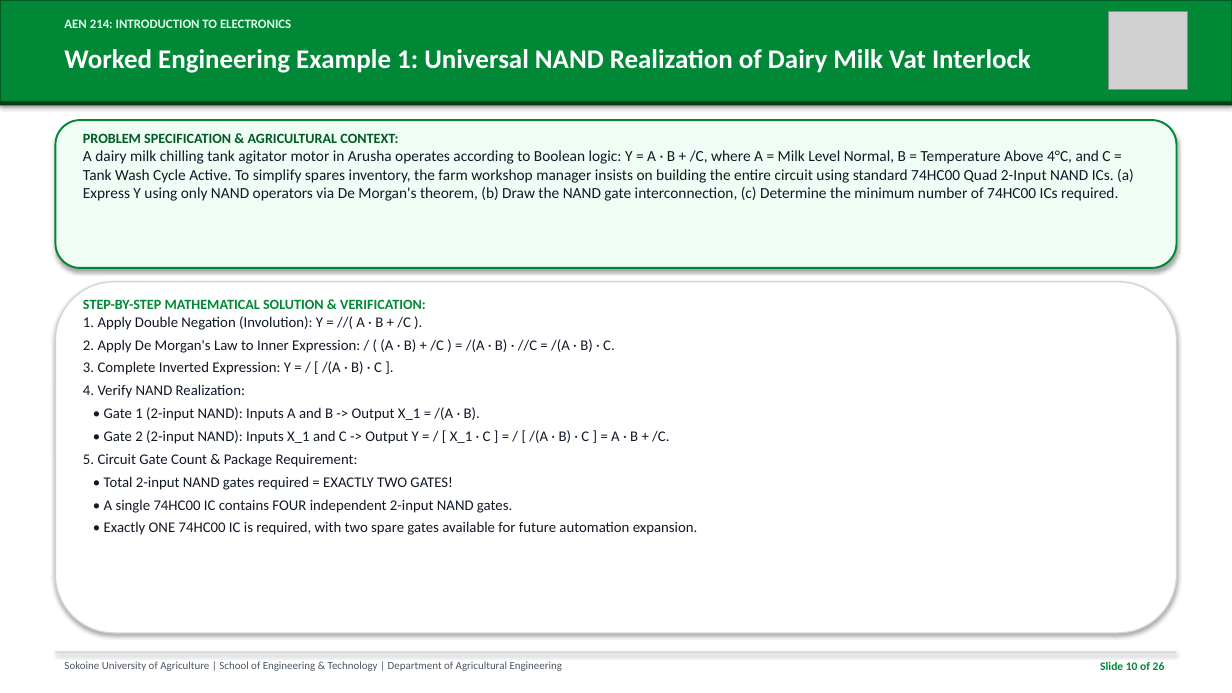
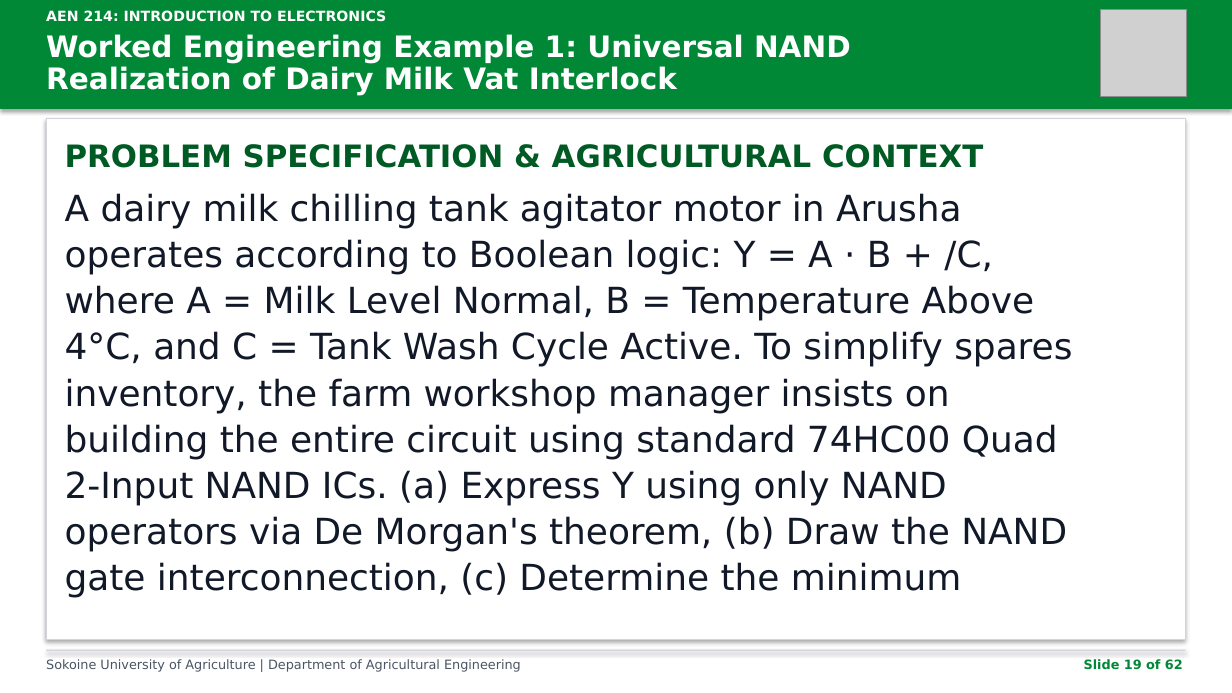
Before and after one commit to kadefue/Course_Notes, a slide deck: slide 19 of AEN 214/Lectures/AEN_214_Lecture_8.pptx (slide 10 before the commit). Drawn at 1232x693 pixels with LibreOffice and Linux fonts; fonts in the diff are those of the drawing; grey boxes stand for pictures. Boxes give left, top, right and bottom in pixels: in the first picture for what was removed or moved away, otherwise in the second. Text is boxed around its words. In the diff, an @@ line names an element or a change of style, - is before the commit and + after.

Commit message:
Refactor slide generation script and update lecture materials
- Updated README.md to include requirements for the slide generator.
- Refactored build_slides.py to improve readability and maintainability.
- Enhanced slide layout and design for better presentation quality.
- Added functionality to generate slides in a specified output directory.
- Updated lecture content for Lectures 8 and 9 in PDF and PPTX formats.

```diff
--- a/AEN 214/Lectures/AEN_214_Lecture_8.pptx
+++ b/AEN 214/Lectures/AEN_214_Lecture_8.pptx
@@ rectangle resized from (x1=0, y1=0, x2=1232, y2=102) to (x1=0, y1=0, x2=1232, y2=109) @@
@@ rectangle at (x1=0, y1=0, x2=1232, y2=109): outline #005A24 1.5 pt to none @@
@@ text "AEN 214: INTRODUCTION TO ELECTRONICS" moved from (x1=64, y1=19, x2=291, y2=28) to (x1=46, y1=10, x2=386, y2=22) @@
@@ text "AEN 214: INTRODUCTION TO ELECTRONICS" at (x1=46, y1=10, x2=386, y2=22): size 10 to 11 pt, font Calibri to DejaVu Sans, text colour #DCFCE7 to #FFFFFF @@
@@ picture resized from (x1=1109, y1=11, x2=1188, y2=90) to (x1=1100, y1=9, x2=1187, y2=96) @@
@@ text "Worked Engineering Example 1: Universal ..." moved from (x1=64, y1=49, x2=1031, y2=73) to (x1=46, y1=34, x2=851, y2=95) @@
@@ text "Worked Engineering Example 1: Universal ..." at (x1=46, y1=34, x2=851, y2=95): size 21 to 23 pt, font Calibri to DejaVu Sans; line spacing 1 to 25pt @@
@@ rectangle removed at (x1=0, y1=102, x2=1232, y2=105) @@
@@ rectangle added at (x1=46, y1=118, x2=1186, y2=640), fill #FFFFFF, outline #D1D5DB 0.75 pt @@
@@ rounded rectangle removed at (x1=55, y1=120, x2=1177, y2=268) @@
@@ text added at (x1=65, y1=144, x2=983, y2=168), 24 pt, text #005A24, bold @@
+PROBLEM SPECIFICATION & AGRICULTURAL CONTEXT
@@ text at (x1=65, y1=193, x2=1072, y2=598): text changed; size 12 to 28 pt; font Calibri to DejaVu Sans @@
-PROBLEM SPECIFICATION & AGRICULTURAL CONTEXT:
-A dairy milk chilling tank agitator motor in Arusha operates according to Boolean logic: Y = A · B + /C, where A = Milk Level Normal, B = Temperature Above 4°C, and C = Tank Wash Cycle Active. To simplify spares inventory, the farm workshop manager insists on building the entire circuit using standard 74HC00 Quad 2-Input NAND ICs. (a) Express Y using only NAND operators via De Morgan's theorem, (b) Draw the NAND gate interconnection, (c) Determine the minimum number of 74HC00 ICs required.
+A dairy milk chilling tank agitator motor in Arusha
+operates according to Boolean logic: Y = A · B + /C,
+where A = Milk Level Normal, B = Temperature Above
+4°C, and C = Tank Wash Cycle Active. To simplify spares
+inventory, the farm workshop manager insists on
+building the entire circuit using standard 74HC00 Quad
+2-Input NAND ICs. (a) Express Y using only NAND
+operators via De Morgan's theorem, (b) Draw the NAND
+gate interconnection, (c) Determine the minimum
@@ rounded rectangle removed at (x1=55, y1=282, x2=1177, y2=633) @@
@@ text removed at (x1=83, y1=299, x2=698, y2=535) @@
-STEP-BY-STEP MATHEMATICAL SOLUTION & VERIFICATION:
-1. Apply Double Negation (Involution): Y = //( A · B + /C ).
-2. Apply De Morgan's Law to Inner Expression: / ( (A · B) + /C ) = /(A · B) · //C = /(A · B) · C.
-3. Complete Inverted Expression: Y = / [ /(A · B) · C ].
-4. Verify NAND Realization:
-• Gate 1 (2-input NAND): Inputs A and B -> Output X_1 = /(A · B).
-• Gate 2 (2-input NAND): Inputs X_1 and C -> Output Y = / [ X_1 · C ] = / [ /(A · B) · C ] = A · B + /C.
-5. Circuit Gate Count & Package Requirement:
-• Total 2-input NAND gates required = EXACTLY TWO GATES!
-• A single 74HC00 IC contains FOUR independent 2-input NAND gates.
-• Exactly ONE 74HC00 IC is required, with two spare gates available for future automation expansion.
@@ rectangle resized from (x1=55, y1=652, x2=1177, y2=653) to (x1=46, y1=650, x2=1186, y2=651) @@
@@ text at (x1=46, y1=659, x2=521, y2=672): text changed; size 8.5 to 10 pt; font Calibri to DejaVu Sans @@
-Sokoine University of Agriculture | School of Engineering & Technology | Department of Agricultural Engineering
+Sokoine University of Agriculture | Department of Agricultural Engineering
@@ text at (x1=1084, y1=659, x2=1183, y2=670): text changed; size 9 to 10 pt; font Calibri to DejaVu Sans @@
-Slide 10 of 26
+Slide 19 of 62
```
Also in this commit, not shown: 25 other slides changed, 36 slides added, 19 other files.
